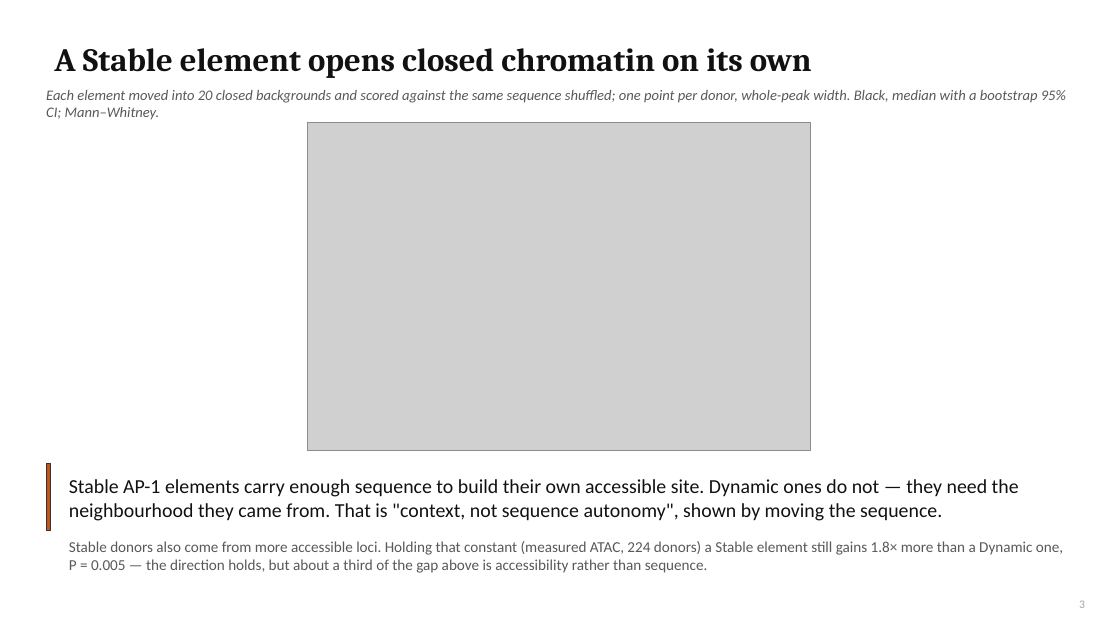
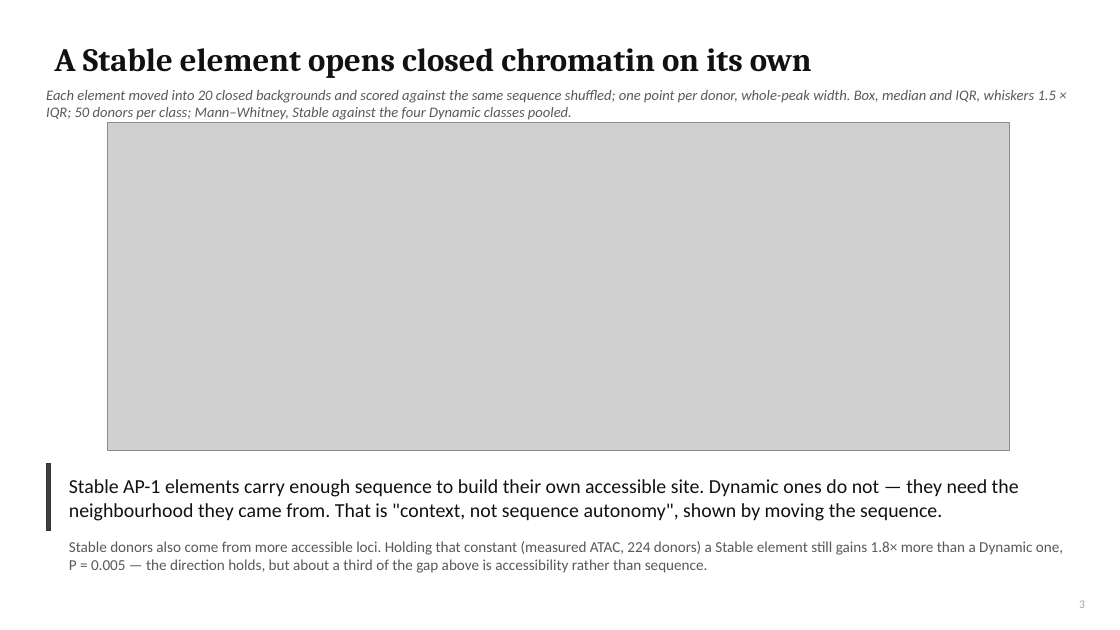
Before and after one commit to cytokine4242/Alpha_Genome_Ap1, a slide deck: slide 3 of Analysis/AP1_fibroblast_lab_meeting.pptx. Drawn at 1120x630 pixels with LibreOffice and Linux fonts; fonts in the diff are those of the drawing; grey boxes stand for pictures. Boxes give left, top, right and bottom in pixels: in the first picture for what was removed or moved away, otherwise in the second. Text is boxed around its words. In the diff, an @@ line names an element or a change of style, - is before the commit and + after.

```diff
--- a/Analysis/AP1_fibroblast_lab_meeting.pptx
+++ b/Analysis/AP1_fibroblast_lab_meeting.pptx
@@ text at box(46, 90, 1056, 120): text changed @@
-Each element moved into 20 closed backgrounds and scored against the same sequence shuffled; one point per donor, whole-peak width. Black, median with a bootstrap 95% CI; Mann–Whitney.
+Each element moved into 20 closed backgrounds and scored against the same sequence shuffled; one point per donor, whole-peak width. Box, median and IQR, whiskers 1.5 × IQR; 50 donors per class; Mann–Whitney, Stable against the four Dynamic classes pooled.
@@ picture: place and size @@
-picture at box(308, 123, 811, 450)
+picture at box(108, 123, 1010, 450)
@@ rectangle at box(46, 464, 51, 531): fill #C2551C to #3F3F3F @@
```
Also in this commit, not shown: 4 other slides changed, 1 slide added, 12 other files.
